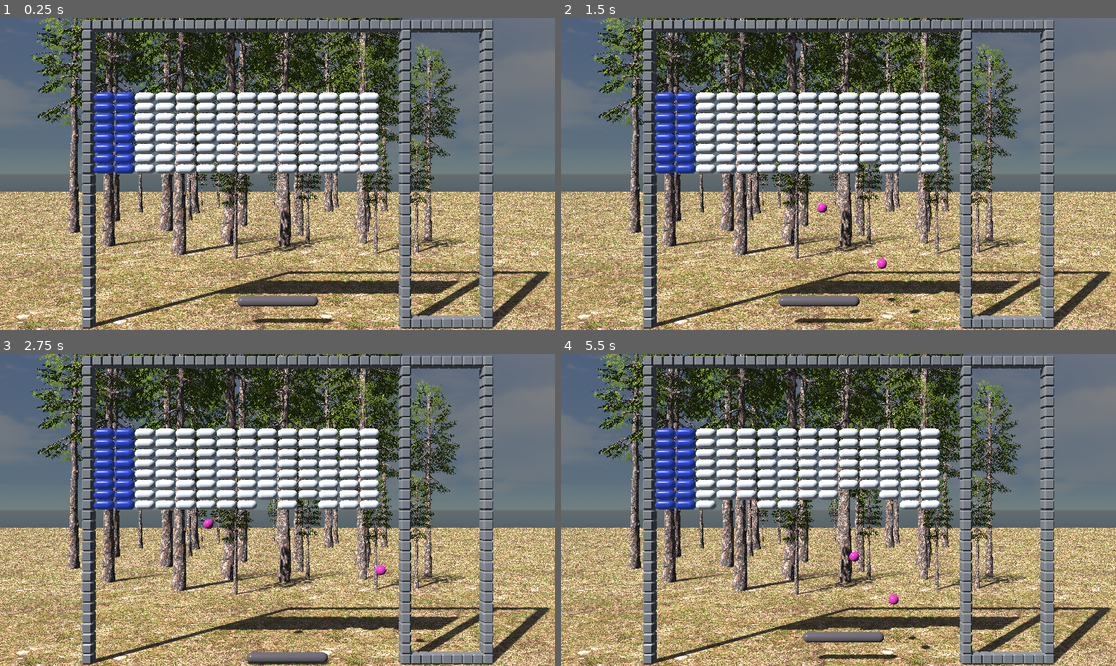
Above: before the commit, frames 1-4 (two rows, left to right).
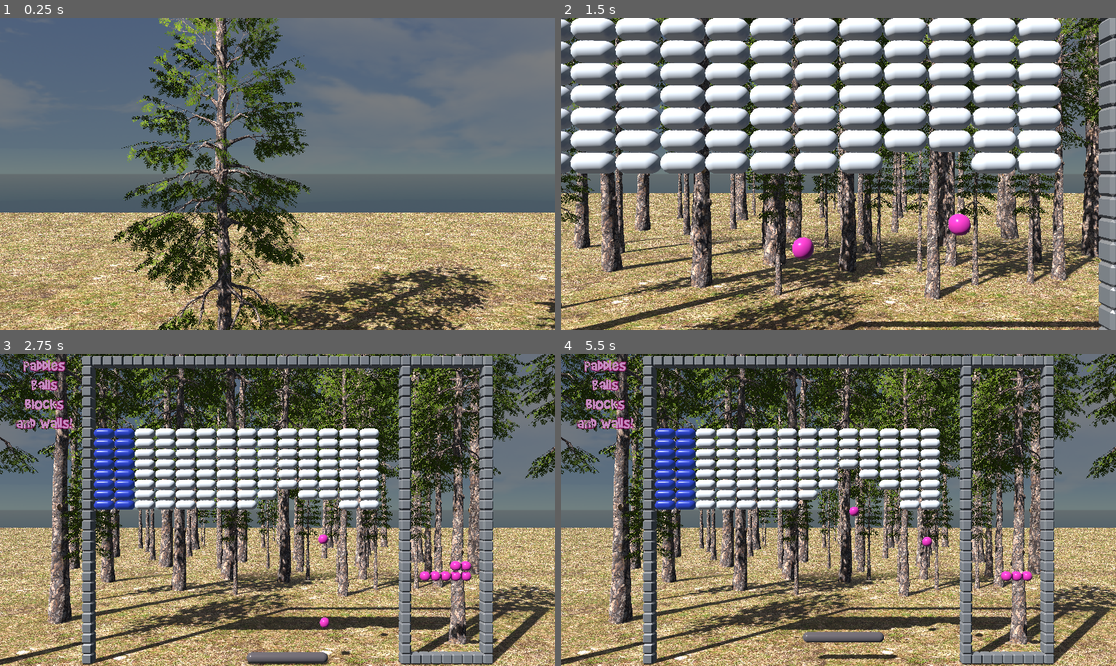
Above: after the commit, the same moments.

Repository: Chaduke/paddles_balls_blocks_walls
Game: Godot game, scene res://scenes/main.tscn
The game is run twice, just before and just after one commit, with the same random seed, the same clock (stepped at 60 frames per second) and the same inputs.
Inputs (mouse positions are in pixels of both pictures, inside the frame that each line leads up to):
- Up to frame 1 (0.25 s): no input
- Up to frame 2 (1.5 s): move the mouse to (866, 174) at 0.52 s; right-click (866, 174) at 0.6 s; move the mouse to (810, 174) at 1.27 s; right-click (810, 174) at 1.35 s
- Up to frame 3 (2.75 s): move the mouse to (288, 503) at 2.02 s; press the mouse at (288, 503) at 2.03 s; right-click (288, 503) at 2.3 s
- Up to frame 4 (5.5 s): move the mouse to (832, 516) at 2.77 s; release the mouse at (832, 516) at 2.78 s; right-click (832, 516) at 2.85 s; move the mouse to (877, 513) at 3.52 s; right-click (877, 513) at 3.6 s; move the mouse to (794, 506) at 4.27 s; click (794, 506) at 4.35 s; right-click (794, 506) at 4.55 s; move the mouse to (844, 510) at 5.02 s; right-click (844, 510) at 5.1 s

The runs differ from the first frame. In frame 1, 72% of the frame differs, in the area x 0-100%, y 0-100%; in frame 2, 88%; in frame 3, 25%; in frame 4, 26%.

Commit message:
Added spare balls to right gutter area, added title label

Diff:
--- a/scenes/main.tscn
+++ b/scenes/main.tscn
@@ -1,9 +1,10 @@
-[gd_scene load_steps=8 format=3 uid="uid://dcn6jjvjds3ev"]
+[gd_scene load_steps=9 format=3 uid="uid://dcn6jjvjds3ev"]
 
 [ext_resource type="Script" path="res://scripts/main.gd" id="1_qct0r"]
 [ext_resource type="PackedScene" uid="uid://phyfuyw0hpjf" path="res://scenes/stage.tscn" id="4_mb6a1"]
 [ext_resource type="Texture2D" uid="uid://dh62r386qxuix" path="res://assets/images/skybox_sunny.png" id="4_w6qld"]
 [ext_resource type="PackedScene" uid="uid://dkpskgpuqpts5" path="res://scenes/paddle.tscn" id="5_478fp"]
+[ext_resource type="FontFile" uid="uid://y2fv3f1jprtd" path="res://assets/fonts/bb.ttf" id="5_l3s87"]
 
 [sub_resource type="PanoramaSkyMaterial" id="PanoramaSkyMaterial_6o1mp"]
 panorama = ExtResource("4_w6qld")
@@ -22,7 +23,7 @@
 script = ExtResource("1_qct0r")
 
 [node name="Camera3D" type="Camera3D" parent="."]
-transform = Transform3D(1, 0, 0, 0, 1, 0, 0, 0, 1, 0, 15, 0)
+transform = Transform3D(1, 0, 0, 0, 1, 0, 0, 0, 1, 0, 15, -200)
 fov = 45.0
 
 [node name="DirectionalLight3D" type="DirectionalLight3D" parent="."]
@@ -37,3 +38,15 @@
 
 [node name="WorldEnvironment" type="WorldEnvironment" parent="."]
 environment = SubResource("Environment_enept")
+
+[node name="title_label" type="Label3D" parent="."]
+transform = Transform3D(1, 0, 0, 0, 1, 0, 0, 0, 1, -22.9186, 26.3756, -37)
+modulate = Color(0.773834, 0.542536, 0.760415, 1)
+outline_modulate = Color(0.505326, 0.0915123, 0.341284, 1)
+text = "Paddles
+Balls
+Blocks
+and Walls!"
+font = ExtResource("5_l3s87")
+font_size = 320
+outline_size = 61
--- a/scenes/stage.tscn
+++ b/scenes/stage.tscn
@@ -1,10 +1,11 @@
-[gd_scene load_steps=8 format=3 uid="uid://phyfuyw0hpjf"]
+[gd_scene load_steps=9 format=3 uid="uid://phyfuyw0hpjf"]
 
 [ext_resource type="PackedScene" uid="uid://dnnm22n6y6evb" path="res://assets/models/walls.glb" id="1_ijncp"]
 [ext_resource type="PackedScene" uid="uid://dqclg4jco6ayd" path="res://scenes/block.tscn" id="2_vo5il"]
 [ext_resource type="PackedScene" uid="uid://bo14ca75e1vsq" path="res://scenes/block_blue.tscn" id="3_3eafp"]
 [ext_resource type="PackedScene" uid="uid://bq8crsnylxqyf" path="res://assets/models/pine1.glb" id="3_ab40y"]
 [ext_resource type="PackedScene" uid="uid://c7u3wjd7lh5q0" path="res://assets/models/ground.glb" id="4_ymuf5"]
+[ext_resource type="PackedScene" uid="uid://dfcijeaxjupjj" path="res://assets/models/ball_regular.glb" id="6_nk5t2"]
 
 [sub_resource type="BoxShape3D" id="BoxShape3D_uj3rf"]
 size = Vector3(40, 1, 1)
@@ -371,12 +372,33 @@
 [node name="pine1" parent="environment" instance=ExtResource("3_ab40y")]
 transform = Transform3D(2, 0, 0, 0, 2, 0, 0, 0, 2, 24, 0, -55)
 
+[node name="pine38" parent="environment" instance=ExtResource("3_ab40y")]
+transform = Transform3D(2, 0, 0, 0, 2, 0, 0, 0, 2, 25, 0, -66)
+
 [node name="pine10" parent="environment" instance=ExtResource("3_ab40y")]
 transform = Transform3D(2, 0, 0, 0, 2, 0, 0, 0, 2, 24, 0, -76)
 
 [node name="pine11" parent="environment" instance=ExtResource("3_ab40y")]
 transform = Transform3D(2, 0, 0, 0, 2, 0, 0, 0, 2, 52, 0, -47)
 
+[node name="pine50" parent="environment" instance=ExtResource("3_ab40y")]
+transform = Transform3D(2, 0, 0, 0, 2, 0, 0, 0, 2, 50, 0, -37)
+
+[node name="pine59" parent="environment" instance=ExtResource("3_ab40y")]
+transform = Transform3D(2, 0, 0, 0, 2, 0, 0, 0, 2, 39, 0, -6)
+
+[node name="pine56" parent="environment" instance=ExtResource("3_ab40y")]
+transform = Transform3D(2, 0, 0, 0, 2, 0, 0, 0, 2, 30, 0, -29)
+
+[node name="pine57" parent="environment" instance=ExtResource("3_ab40y")]
+transform = Transform3D(2, 0, 0, 0, 2, 0, 0, 0, 2, 48, 0, 1)
+
+[node name="pine58" parent="environment" instance=ExtResource("3_ab40y")]
+transform = Transform3D(2, 0, 0, 0, 2, 0, 0, 0, 2, -10, 0, 1)
+
+[node name="pine43" parent="environment" instance=ExtResource("3_ab40y")]
+transform = Transform3D(2, 0, 0, 0, 2, 0, 0, 0, 2, 33, 0, -80)
+
 [node name="pine5" parent="environment" instance=ExtResource("3_ab40y")]
 transform = Transform3D(2, 0, 0, 0, 2, 0, 0, 0, 2, 37, 0, -45)
 
@@ -387,11 +409,14 @@
 transform = Transform3D(3, 0, 0, 0, 3, 0, 0, 0, 3, -34, 0, -60)
 
 [node name="pine12" parent="environment" instance=ExtResource("3_ab40y")]
-transform = Transform3D(3, 0, 0, 0, 3, 0, 0, 0, 3, -17, 0, -42)
+transform = Transform3D(3, 0, 0, 0, 2.98858, -0.261467, 0, 0.261467, 2.98858, -17, 0, -42)
 
 [node name="pine6" parent="environment" instance=ExtResource("3_ab40y")]
 transform = Transform3D(3, 0, 0, 0, 3, 0, 0, 0, 3, 0, 0, -34)
 
+[node name="pine61" parent="environment" instance=ExtResource("3_ab40y")]
+transform = Transform3D(3, 0, 0, 0, 3, 0, 0, 0, 3, -11, 0, -14)
+
 [node name="pine3" parent="environment" instance=ExtResource("3_ab40y")]
 transform = Transform3D(1, 0, 0, 0, 1, 0, 0, 0, 1, 25, 0, -44)
 
@@ -401,9 +426,21 @@
 [node name="pine14" parent="environment" instance=ExtResource("3_ab40y")]
 transform = Transform3D(1, 0, 0, 0, 1, 0, 0, 0, 1, 11, 0, -30)
 
+[node name="pine55" parent="environment" instance=ExtResource("3_ab40y")]
+transform = Transform3D(1, 0, 0, 0, 1, 0, 0, 0, 1, -13, 0, -25)
+
+[node name="pine60" parent="environment" instance=ExtResource("3_ab40y")]
+transform = Transform3D(1, 0, 0, 0, 1, 0, 0, 0, 1, -3, 0, -6)
+
+[node name="pine40" parent="environment" instance=ExtResource("3_ab40y")]
+transform = Transform3D(1, 0, 0, 0, 0.984808, -0.173648, 0, 0.173648, 0.984808, 16, 0, -60)
+
 [node name="pine7" parent="environment" instance=ExtResource("3_ab40y")]
 transform = Transform3D(1, 0, 0, 0, 1, 0, 0, 0, 1, 37, 0, -34)
 
+[node name="pine49" parent="environment" instance=ExtResource("3_ab40y")]
+transform = Transform3D(1, 0, 0, 0, 1, 0, 0, 0, 1, 31, 0, -41)
+
 [node name="pine4" parent="environment" instance=ExtResource("3_ab40y")]
 transform = Transform3D(4, 0, 0, 0, 4, 0, 0, 0, 4, 8, 0, -46)
 
@@ -414,7 +451,7 @@
 transform = Transform3D(4, 0, 0, 0, 4, 0, 0, 0, 4, -34, 0, -84)
 
 [node name="pine8" parent="environment" instance=ExtResource("3_ab40y")]
-transform = Transform3D(4, 0, 0, 0, 4, 0, 0, 0, 4, 41, 0, -63)
+transform = Transform3D(4, 0, 0, 0, 3.98478, 0.348623, 0, -0.348623, 3.98478, 41, 0, -63)
 
 [node name="pine9" parent="environment" instance=ExtResource("3_ab40y")]
 transform = Transform3D(4, 0, 0, 0, 4, 0, 0, 0, 4, -11, 0, -63)
@@ -422,15 +459,39 @@
 [node name="pine18" parent="environment" instance=ExtResource("3_ab40y")]
 transform = Transform3D(-2, 0, -1.74846e-07, 0, 2, 0, 1.74846e-07, 0, -2, 3.76471, 0, -120.706)
 
+[node name="pine42" parent="environment" instance=ExtResource("3_ab40y")]
+transform = Transform3D(-2, 0, -1.74846e-07, 0, 2, 0, 1.74846e-07, 0, -2, 12.7647, 0, -112.706)
+
 [node name="pine19" parent="environment" instance=ExtResource("3_ab40y")]
 transform = Transform3D(-2, 0, -1.74846e-07, 0, 2, 0, 1.74846e-07, 0, -2, 3.76471, 0, -99.7059)
 
+[node name="pine48" parent="environment" instance=ExtResource("3_ab40y")]
+transform = Transform3D(-2, 0, -1.74846e-07, 0, 2, 0, 1.74846e-07, 0, -2, 19.7647, 0, -84.7059)
+
+[node name="pine39" parent="environment" instance=ExtResource("3_ab40y")]
+transform = Transform3D(-2, 0, -1.74846e-07, 0, 2, 0, 1.74846e-07, 0, -2, 3.76471, 0, -59.7059)
+
 [node name="pine35" parent="environment" instance=ExtResource("3_ab40y")]
 transform = Transform3D(-2, 0, -1.74846e-07, 0, 2, 0, 1.74846e-07, 0, -2, -10.2353, 0, -85.7059)
 
+[node name="pine46" parent="environment" instance=ExtResource("3_ab40y")]
+transform = Transform3D(-2, 0, -1.74846e-07, 0, 2, 0, 1.74846e-07, 0, -2, -19.2353, 0, -76.7059)
+
+[node name="pine52" parent="environment" instance=ExtResource("3_ab40y")]
+transform = Transform3D(-2, 0, -1.74846e-07, 0, 2, 0, 1.74846e-07, 0, -2, -19.2353, 0, -90.7059)
+
+[node name="pine41" parent="environment" instance=ExtResource("3_ab40y")]
+transform = Transform3D(-2, 0, -1.74846e-07, 0, 2, 0, 1.74846e-07, 0, -2, -1.2353, 0, -89.7059)
+
 [node name="pine20" parent="environment" instance=ExtResource("3_ab40y")]
 transform = Transform3D(-2, 0, -1.74846e-07, 0, 2, 0, 1.74846e-07, 0, -2, -35.2353, 0, -110.706)
 
+[node name="pine53" parent="environment" instance=ExtResource("3_ab40y")]
+transform = Transform3D(-2, 0, -1.74846e-07, 0, 2, 0, 1.74846e-07, 0, -2, -28.2353, 0, -98.706)
+
+[node name="pine47" parent="environment" instance=ExtResource("3_ab40y")]
+transform = Transform3D(-2, 0, -1.74846e-07, 0, 2, 0, 1.74846e-07, 0, -2, -23.2353, 0, -54.706)
+
 [node name="pine21" parent="environment" instance=ExtResource("3_ab40y")]
 transform = Transform3D(-2, 0, -1.74846e-07, 0, 2, 0, 1.74846e-07, 0, -2, -20.2353, 0, -126.706)
 
@@ -440,6 +501,12 @@
 [node name="pine23" parent="environment" instance=ExtResource("3_ab40y")]
 transform = Transform3D(-3, 0, -2.62268e-07, 0, 3, 0, 2.62268e-07, 0, -3, 61.7647, 0, -115.706)
 
+[node name="pine54" parent="environment" instance=ExtResource("3_ab40y")]
+transform = Transform3D(-3, 0, -2.62268e-07, 0, 3, 0, 2.62268e-07, 0, -3, 53.7647, 0, -103.706)
+
+[node name="pine44" parent="environment" instance=ExtResource("3_ab40y")]
+transform = Transform3D(-3, 0, -2.62268e-07, 0, 3, 0, 2.62268e-07, 0, -3, 64.7647, 0, -89.706)
+
 [node name="pine24" parent="environment" instance=ExtResource("3_ab40y")]
 transform = Transform3D(-3, 0, -2.62268e-07, 0, 3, 0, 2.62268e-07, 0, -3, 44.7647, 0, -133.706)
 
@@ -461,6 +528,9 @@
 [node name="pine36" parent="environment" instance=ExtResource("3_ab40y")]
 transform = Transform3D(-1, 0, -8.74228e-08, 0, 1, 0, 8.74228e-08, 0, -1, -7.2353, 0, -127.706)
 
+[node name="pine45" parent="environment" instance=ExtResource("3_ab40y")]
+transform = Transform3D(-1, 0, -8.74228e-08, 0, 1, 0, 8.74228e-08, 0, -1, -12.2353, 0, -120.706)
+
 [node name="pine30" parent="environment" instance=ExtResource("3_ab40y")]
 transform = Transform3D(-4, 0, -3.49691e-07, 0, 4, 0, 3.49691e-07, 0, -4, 19.7647, 0, -129.706)
 
@@ -470,11 +540,49 @@
 [node name="pine32" parent="environment" instance=ExtResource("3_ab40y")]
 transform = Transform3D(-4, 0, -3.49691e-07, 0, 4, 0, 3.49691e-07, 0, -4, 47.7647, 0, -88.7059)
 
+[node name="pine37" parent="environment" instance=ExtResource("3_ab40y")]
+transform = Transform3D(-4, 0, -3.49691e-07, 0, 4, 0, 3.49691e-07, 0, -4, 58.7647, 0, -71.7059)
+
+[node name="pine51" parent="environment" instance=ExtResource("3_ab40y")]
+transform = Transform3D(-4, 0, -3.49691e-07, 0, 4, 0, 3.49691e-07, 0, -4, 65.7647, 0, -52.7059)
+
 [node name="pine33" parent="environment" instance=ExtResource("3_ab40y")]
 transform = Transform3D(-4, 0, -3.49691e-07, 0, 4, 0, 3.49691e-07, 0, -4, -13.2353, 0, -106.706)
 
 [node name="pine34" parent="environment" instance=ExtResource("3_ab40y")]
 transform = Transform3D(-4, 0, -3.49691e-07, 0, 4, 0, 3.49691e-07, 0, -4, 38.7647, 0, -112.706)
 
-[node name="ground2" parent="environment" instance=ExtResource("4_ymuf5")]
+[node name="spare_balls" type="Node3D" parent="."]
+
+[node name="ball_regular1" parent="spare_balls" instance=ExtResource("6_nk5t2")]
+transform = Transform3D(1, 0, 0, 0, 1, 0, 0, 0, 1, 33, 9.5, 0)
+
+[node name="ball_regular2" parent="spare_balls" instance=ExtResource("6_nk5t2")]
+transform = Transform3D(1, 0, 0, 0, 1, 0, 0, 0, 1, 34, 9.5, 0)
+
+[node name="ball_regular3" parent="spare_balls" instance=ExtResource("6_nk5t2")]
+transform = Transform3D(1, 0, 0, 0, 1, 0, 0, 0, 1, 35, 9.5, 0)
+
+[node name="ball_regular4" parent="spare_balls" instance=ExtResource("6_nk5t2")]
+transform = Transform3D(1, 0, 0, 0, 1, 0, 0, 0, 1, 36, 9.5, 0)
+
+[node name="ball_regular5" parent="spare_balls" instance=ExtResource("6_nk5t2")]
+transform = Transform3D(1, 0, 0, 0, 1, 0, 0, 0, 1, 37, 9.5, 0)
+
+[node name="ball_regular6" parent="spare_balls" instance=ExtResource("6_nk5t2")]
+transform = Transform3D(1, 0, 0, 0, 1, 0, 0, 0, 1, 33, 8.5, 0)
+
+[node name="ball_regular7" parent="spare_balls" instance=ExtResource("6_nk5t2")]
+transform = Transform3D(1, 0, 0, 0, 1, 0, 0, 0, 1, 34, 8.5, 0)
+
+[node name="ball_regular8" parent="spare_balls" instance=ExtResource("6_nk5t2")]
+transform = Transform3D(1, 0, 0, 0, 1, 0, 0, 0, 1, 35, 8.5, 0)
+
+[node name="ball_regular9" parent="spare_balls" instance=ExtResource("6_nk5t2")]
+transform = Transform3D(1, 0, 0, 0, 1, 0, 0, 0, 1, 36, 8.5, 0)
+
+[node name="ball_regular10" parent="spare_balls" instance=ExtResource("6_nk5t2")]
+transform = Transform3D(1, 0, 0, 0, 1, 0, 0, 0, 1, 37, 8.5, 0)
+
+[node name="ground2" parent="." instance=ExtResource("4_ymuf5")]
 transform = Transform3D(1, 0, 0, 0, 1, 0, 0, 0, 1, 16, 0, -23)
--- a/scripts/ball.gd
+++ b/scripts/ball.gd
@@ -14,8 +14,10 @@
 	# print("Exited " + body.name)
 	if body.name=="paddle":
 		var diff = position.x - body.position.x
-		linear_velocity+=Vector3(diff,5,0)
+		linear_velocity.y *= 1.1
+		linear_velocity.x += diff * 2
 		bounce.play()
 	if body.name.begins_with("block"):
 		block.play()
 		body.queue_free()
+		linear_velocity.y*=1.1
--- a/scripts/main.gd
+++ b/scripts/main.gd
@@ -1,14 +1,19 @@
 extends Node3D
-
 @onready var paddle = $paddle
 var balls = []
 var ball_scene = preload("res://scenes/ball.tscn")
+var balls_left = 10
+@onready var stage = $stage
+@onready var camera = $Camera3D
+
 # Called when the node enters the scene tree for the first time.
 func _ready():
 	Input.set_mouse_mode(Input.MOUSE_MODE_CAPTURED)
 
 # Called every frame. 'delta' is the elapsed time since the previous frame.
 func _process(_delta):
+	if camera.position.z < 0:
+		camera.position.z += 2
 	if Input.is_action_pressed("ui_cancel"):
 		get_tree().quit()
 	if Input.is_action_just_pressed("spawn_ball"):
@@ -21,8 +26,13 @@
 			balls.erase(ball) # Remove from the list break # Exit loop to prevent errors from modifying the array while iterating
 
 func spawn_ball():
-	var ball_instance = ball_scene.instantiate()
-	ball_instance.position = paddle.position + Vector3(0,5,0)
-	ball_instance.linear_velocity += Vector3(3,40,0)
-	balls.append(ball_instance)
-	add_child(ball_instance)
+	var spare_balls = stage.get_node("spare_balls")
+	if spare_balls.get_child_count() > 0:
+		var spare_ball = spare_balls.get_child(0)
+		spare_ball.queue_free()
+		balls_left-=1
+		var ball_instance = ball_scene.instantiate()
+		ball_instance.position = paddle.position + Vector3(0,5,0)
+		ball_instance.linear_velocity += Vector3(3,40,0)
+		balls.append(ball_instance)
+		add_child(ball_instance)
